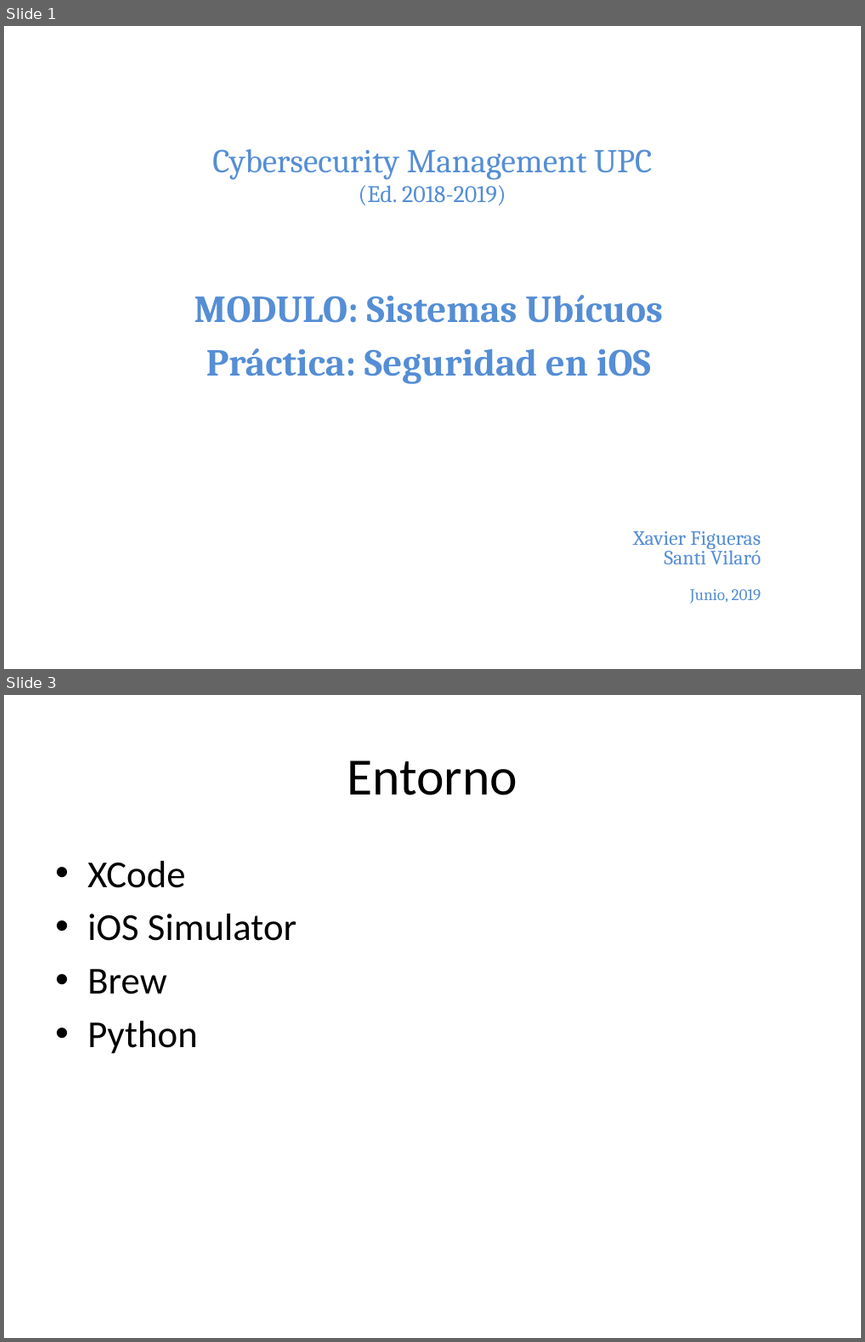
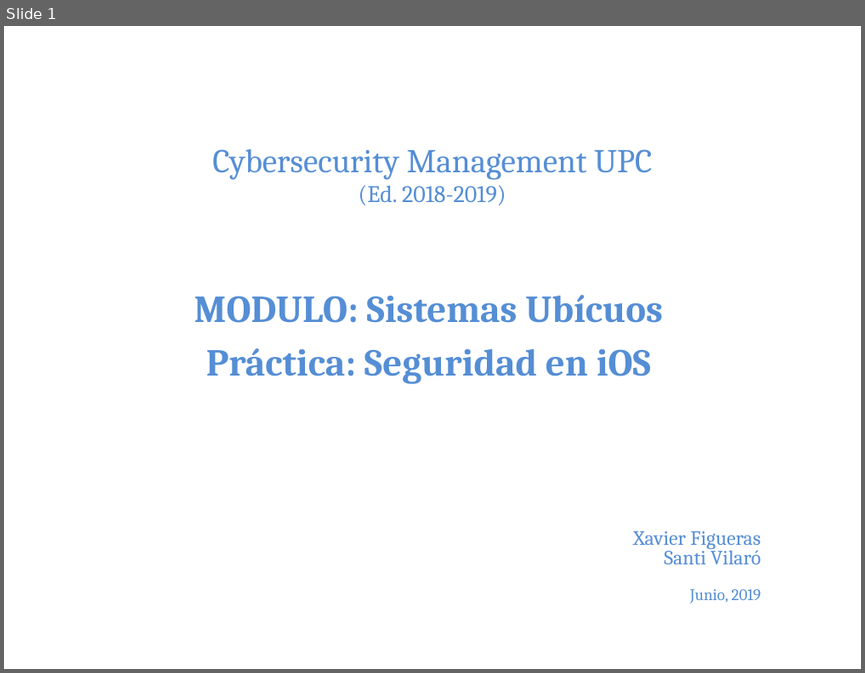
Before and after one commit to press1key/Sistemas-Ubicuos, a slide deck: Cybersecurity Management UPC - Sistemas Ubicuos iOS.pptx. Shown one above the other, each under a label of ours: slides 1 and 3 before the commit, slide 1 after it; the slides between them are not shown. The pictures are 865x1342 and 865x673 pixels, drawn with LibreOffice and Linux fonts; fonts in the diff are those of the drawing. Boxes give left, top, right and bottom in pixels: in the first picture for what was removed or moved away, otherwise in the second. Text is boxed around its words. In the diff, an @@ line names an element or a change of style, - is before the commit and + after.

```diff
--- a/Cybersecurity Management UPC - Sistemas Ubicuos iOS.pptx
+++ b/Cybersecurity Management UPC - Sistemas Ubicuos iOS.pptx
@@ slide 3 removed at (x1=4, y1=695, x2=861, y2=1338), background #FFFFFF @@
@@ title removed at (x1=347, y1=760, x2=518, y2=795) @@
-Entorno
@@ text removed at (x1=87, y1=861, x2=296, y2=1054) @@
-• XCode
-• iOS Simulator
-• Brew
-• Python
```
Also in this commit, not shown: 1 slide changed, 2 slides added.
